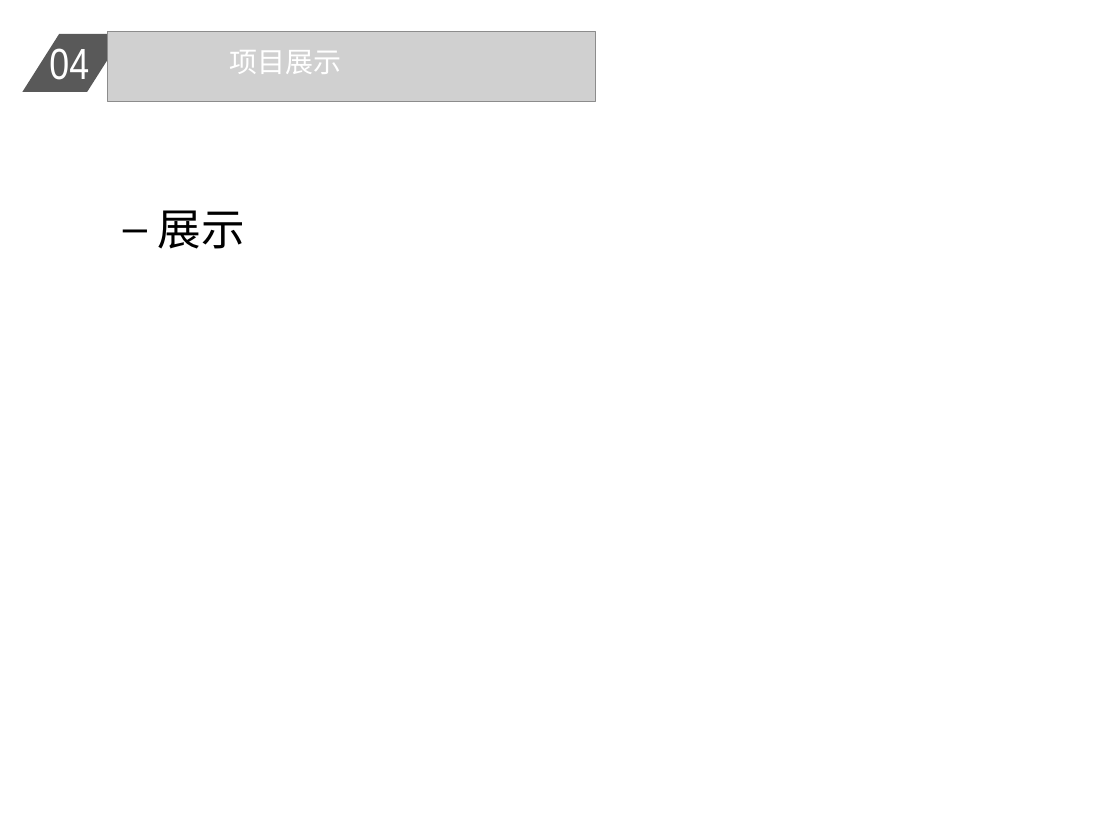
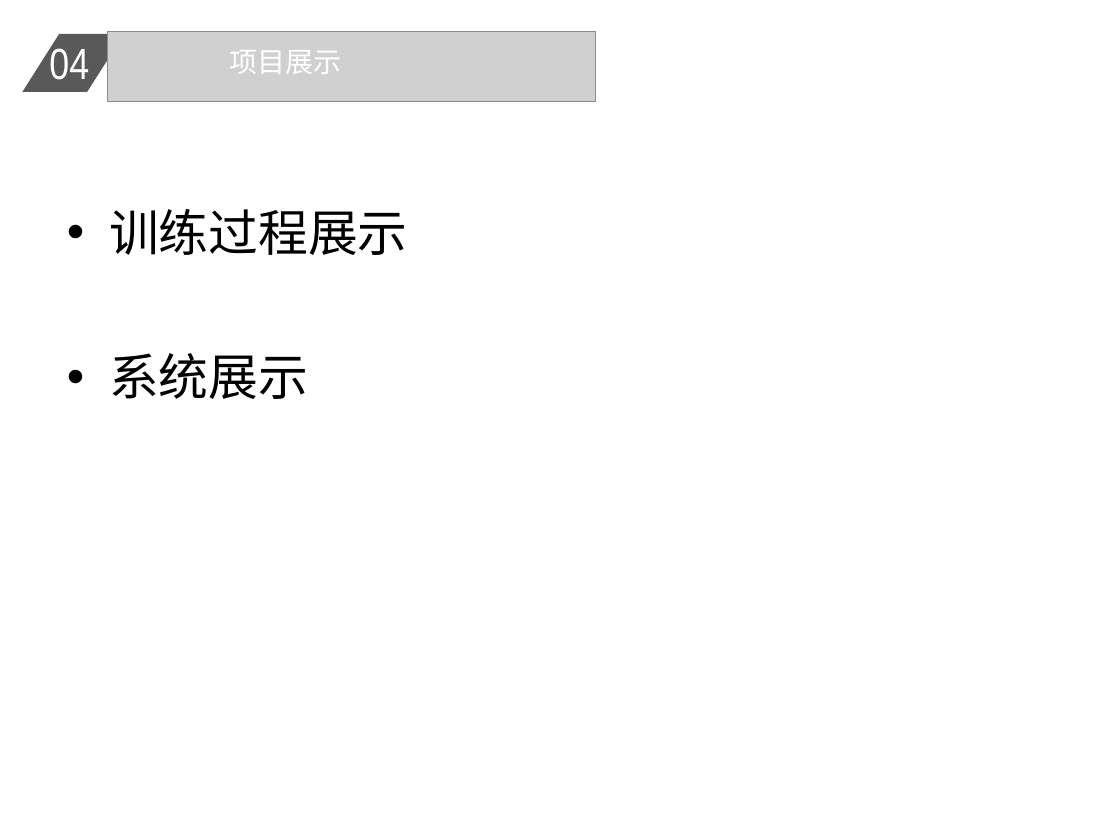
Before and after one commit to zhuyi55/img_caption, a slide deck: slide 8 of documents/report_2.ppt. Drawn at 1120x840 pixels with LibreOffice and Linux fonts; fonts in the diff are those of the drawing; grey boxes stand for pictures. Boxes give left, top, right and bottom in pixels: in the first picture for what was removed or moved away, otherwise in the second. Text is boxed around its words. In the diff, an @@ line names an element or a change of style, - is before the commit and + after.

```diff
--- a/documents/report_2.ppt
+++ b/documents/report_2.ppt
@@ text at (109,209,408,399): text changed; size 28 to 32 pt @@
-  – 展示
+• 训练过程展示
+• 系统展示
```
Also in this commit, not shown: 5 other slides changed, 2 slides added, 1 slide removed, 1 other file.
